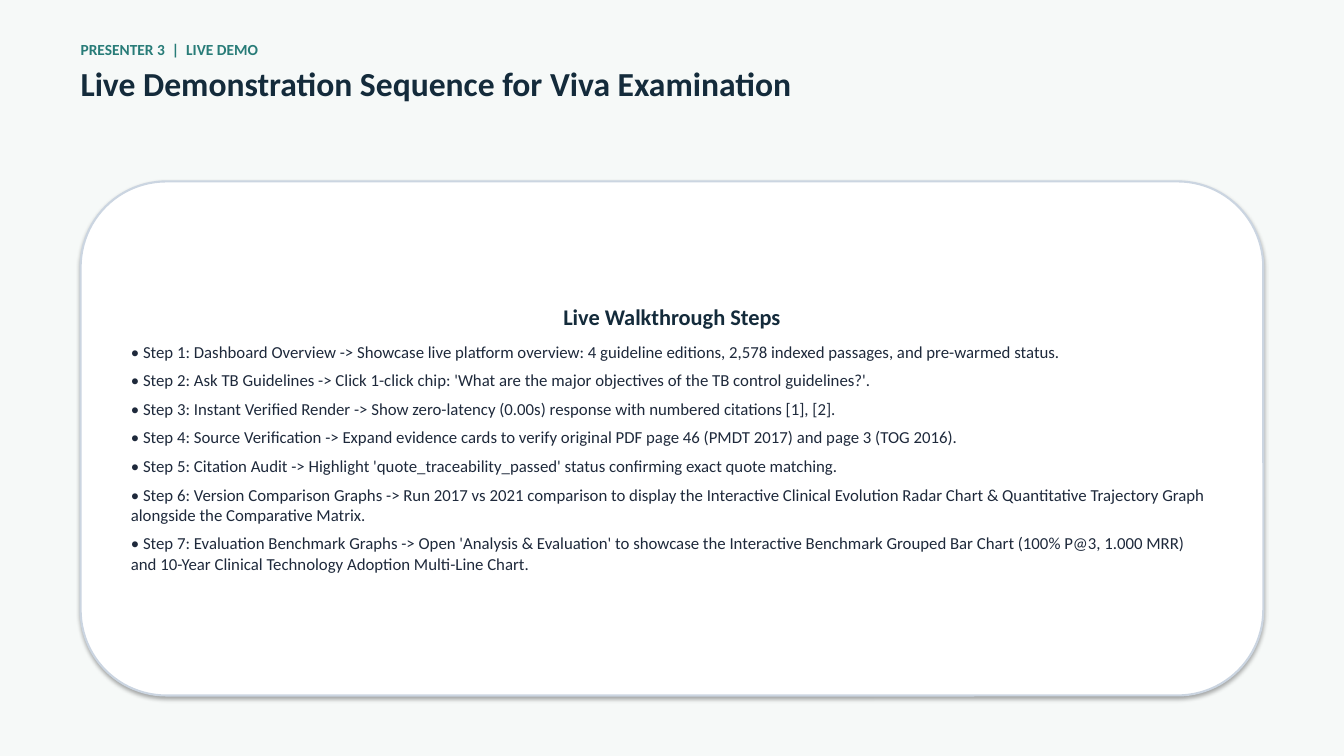
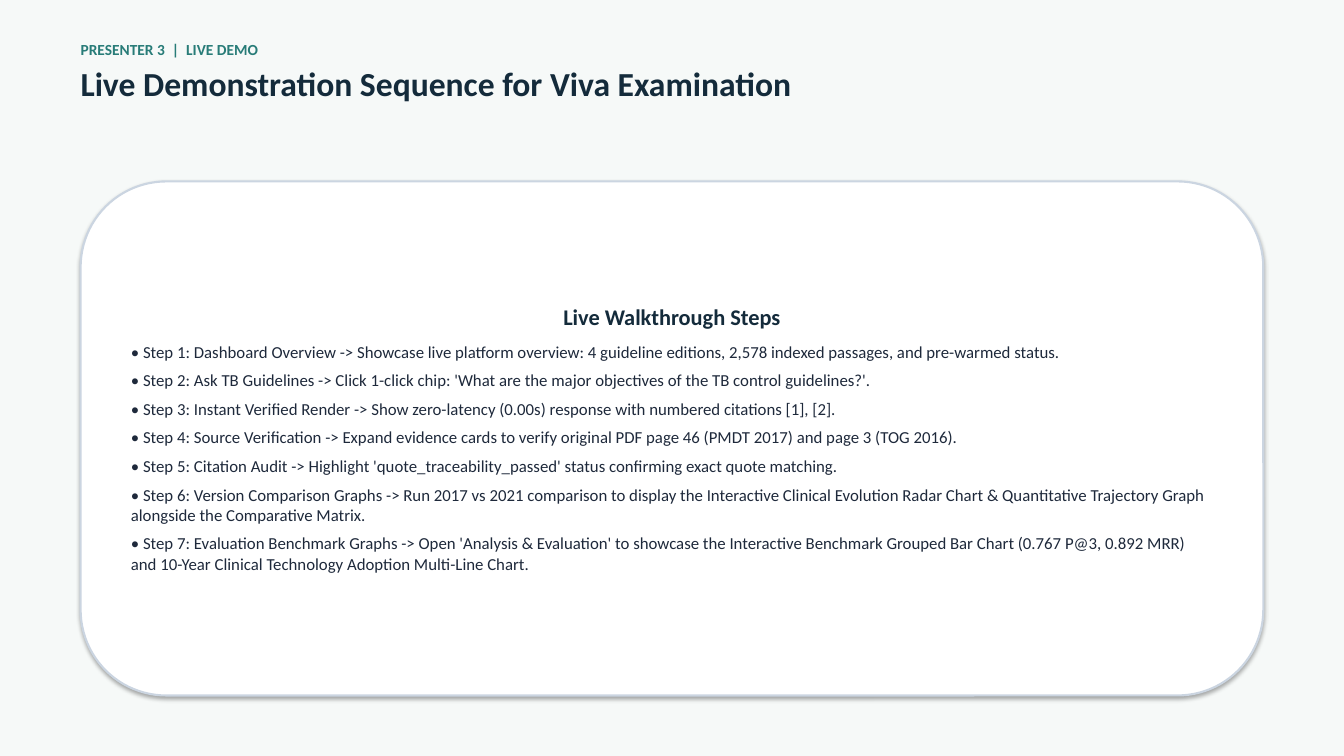
Before and after one commit to praneeth190610/TB-Guidelines, a slide deck: slide 19 of TB_Guidelines_Presentation.pptx. Drawn at 1344x756 pixels with LibreOffice and Linux fonts; fonts in the diff are those of the drawing. Boxes give left, top, right and bottom in pixels: in the first picture for what was removed or moved away, otherwise in the second. Text is boxed around its words. In the diff, an @@ line names an element or a change of style, - is before the commit and + after.

```diff
--- a/TB_Guidelines_Presentation.pptx
+++ b/TB_Guidelines_Presentation.pptx
@@ text in rounded rectangle at [131, 537, 1185, 573]: text changed @@
-• Step 7: Evaluation Benchmark Graphs -> Open 'Analysis & Evaluation' to showcase the Interactive Benchmark Grouped Bar Chart (100% P@3, 1.000 MRR) and 10-Year Clinical Technology Adoption Multi-Line Chart.
+• Step 7: Evaluation Benchmark Graphs -> Open 'Analysis & Evaluation' to showcase the Interactive Benchmark Grouped Bar Chart (0.767 P@3, 0.892 MRR) and 10-Year Clinical Technology Adoption Multi-Line Chart.
```
Also in this commit, not shown: 4 other slides changed, 5 other files.
